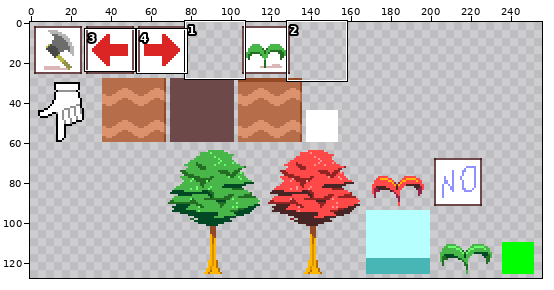
Two versions of one sprite sheet, core/assets/img/images.png. The first picture is a wide view before the edit; the outline marks the close-up.
Close-up. Old version:
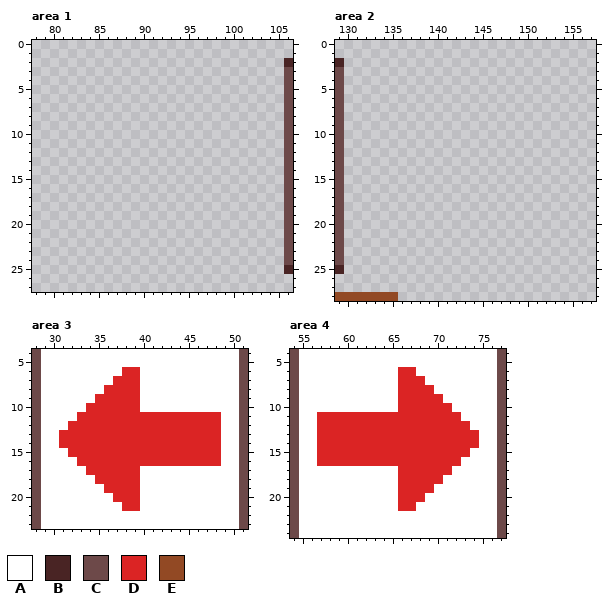
The file is 256x128 pixels. Shown: area 1: x 78..106, y 0..27; area 2: x 129..157, y 0..28; area 3: x 28..51, y 4..23; area 4: x 54..77, y 4..24. The old version is drawn lined up with the new one. The commit also changed other parts of the picture, which this record leaves out.
Palette (. is transparent): A #ffffff  B #492424  C #6d4949  D #db2424  E #924924
New version:
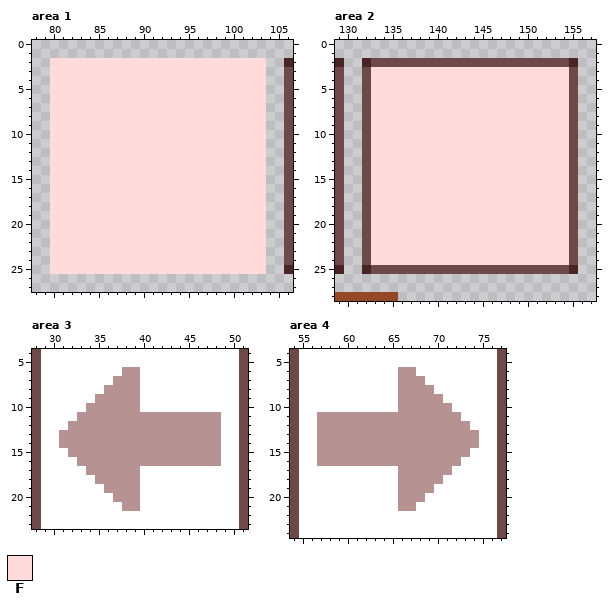
Colours new in this view: F #ffdbdb
The exact change:
drawings rearranged on the sheet (the old picture shows each at its new place; 2 dropped ones are not shown)
@@ palette @@
-D #db2424
+D #b69292
--- area 1
@@ x 78..106 @@
  1 .............................
- 2 ............................B
- 3 ............................C
- 4 ............................C
- 5 ............................C
- 6 ............................C
- 7 ............................C
- 8 ............................C
- 9 ............................C
-10 ............................C
-11 ............................C
-12 ............................C
-13 ............................C
-14 ............................C
-15 ............................C
-16 ............................C
-17 ............................C
-18 ............................C
-19 ............................C
-20 ............................C
-21 ............................C
-22 ............................C
-23 ............................C
-24 ............................C
-25 ............................B
+ 2 ..FFFFFFFFFFFFFFFFFFFFFFFF..B
+ 3 ..FFFFFFFFFFFFFFFFFFFFFFFF..C
+ 4 ..FFFFFFFFFFFFFFFFFFFFFFFF..C
+ 5 ..FFFFFFFFFFFFFFFFFFFFFFFF..C
+ 6 ..FFFFFFFFFFFFFFFFFFFFFFFF..C
+ 7 ..FFFFFFFFFFFFFFFFFFFFFFFF..C
+ 8 ..FFFFFFFFFFFFFFFFFFFFFFFF..C
+ 9 ..FFFFFFFFFFFFFFFFFFFFFFFF..C
+10 ..FFFFFFFFFFFFFFFFFFFFFFFF..C
+11 ..FFFFFFFFFFFFFFFFFFFFFFFF..C
+12 ..FFFFFFFFFFFFFFFFFFFFFFFF..C
+13 ..FFFFFFFFFFFFFFFFFFFFFFFF..C
+14 ..FFFFFFFFFFFFFFFFFFFFFFFF..C
+15 ..FFFFFFFFFFFFFFFFFFFFFFFF..C
+16 ..FFFFFFFFFFFFFFFFFFFFFFFF..C
+17 ..FFFFFFFFFFFFFFFFFFFFFFFF..C
+18 ..FFFFFFFFFFFFFFFFFFFFFFFF..C
+19 ..FFFFFFFFFFFFFFFFFFFFFFFF..C
+20 ..FFFFFFFFFFFFFFFFFFFFFFFF..C
+21 ..FFFFFFFFFFFFFFFFFFFFFFFF..C
+22 ..FFFFFFFFFFFFFFFFFFFFFFFF..C
+23 ..FFFFFFFFFFFFFFFFFFFFFFFF..C
+24 ..FFFFFFFFFFFFFFFFFFFFFFFF..C
+25 ..FFFFFFFFFFFFFFFFFFFFFFFF..B
 26 .............................
--- area 2
@@ x 129..157 @@
  1 .............................
- 2 B............................
- 3 C............................
- 4 C............................
- 5 C............................
- 6 C............................
- 7 C............................
- 8 C............................
- 9 C............................
-10 C............................
-11 C............................
-12 C............................
-13 C............................
-14 C............................
-15 C............................
-16 C............................
-17 C............................
-18 C............................
-19 C............................
-20 C............................
-21 C............................
-22 C............................
-23 C............................
-24 C............................
-25 B............................
+ 2 B..BCCCCCCCCCCCCCCCCCCCCCCB..
+ 3 C..CFFFFFFFFFFFFFFFFFFFFFFC..
+ 4 C..CFFFFFFFFFFFFFFFFFFFFFFC..
+ 5 C..CFFFFFFFFFFFFFFFFFFFFFFC..
+ 6 C..CFFFFFFFFFFFFFFFFFFFFFFC..
+ 7 C..CFFFFFFFFFFFFFFFFFFFFFFC..
+ 8 C..CFFFFFFFFFFFFFFFFFFFFFFC..
+ 9 C..CFFFFFFFFFFFFFFFFFFFFFFC..
+10 C..CFFFFFFFFFFFFFFFFFFFFFFC..
+11 C..CFFFFFFFFFFFFFFFFFFFFFFC..
+12 C..CFFFFFFFFFFFFFFFFFFFFFFC..
+13 C..CFFFFFFFFFFFFFFFFFFFFFFC..
+14 C..CFFFFFFFFFFFFFFFFFFFFFFC..
+15 C..CFFFFFFFFFFFFFFFFFFFFFFC..
+16 C..CFFFFFFFFFFFFFFFFFFFFFFC..
+17 C..CFFFFFFFFFFFFFFFFFFFFFFC..
+18 C..CFFFFFFFFFFFFFFFFFFFFFFC..
+19 C..CFFFFFFFFFFFFFFFFFFFFFFC..
+20 C..CFFFFFFFFFFFFFFFFFFFFFFC..
+21 C..CFFFFFFFFFFFFFFFFFFFFFFC..
+22 C..CFFFFFFFFFFFFFFFFFFFFFFC..
+23 C..CFFFFFFFFFFFFFFFFFFFFFFC..
+24 C..CFFFFFFFFFFFFFFFFFFFFFFC..
+25 B..BCCCCCCCCCCCCCCCCCCCCCCB..
 26 .............................
Changed places in both close-ups, as pixel boxes (x1, y1, x2, y2):
added: (50, 58, 266, 274)
added: (362, 58, 578, 274)
changed: (59, 367, 221, 511)
changed: (317, 367, 479, 511)
